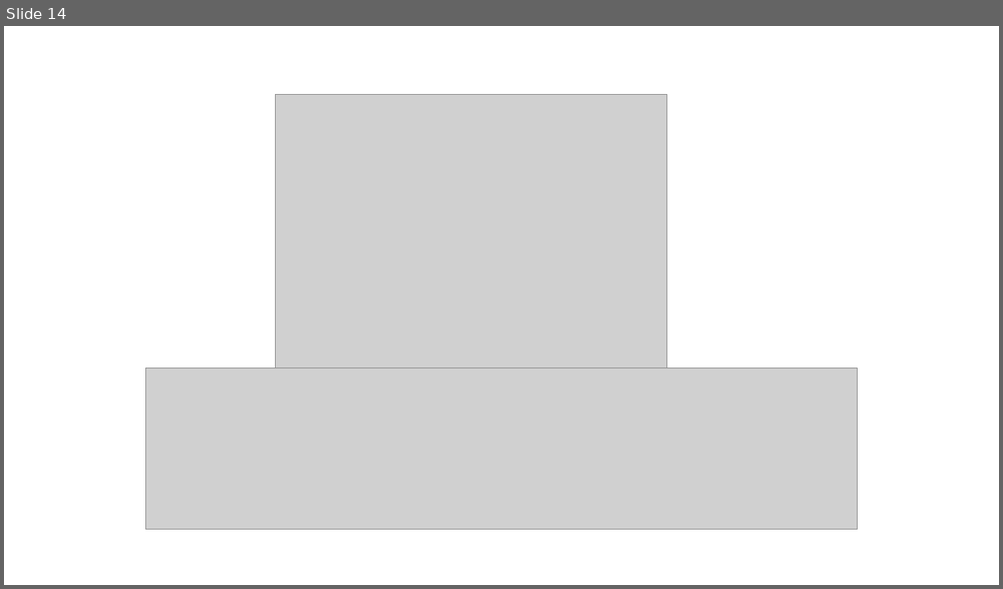
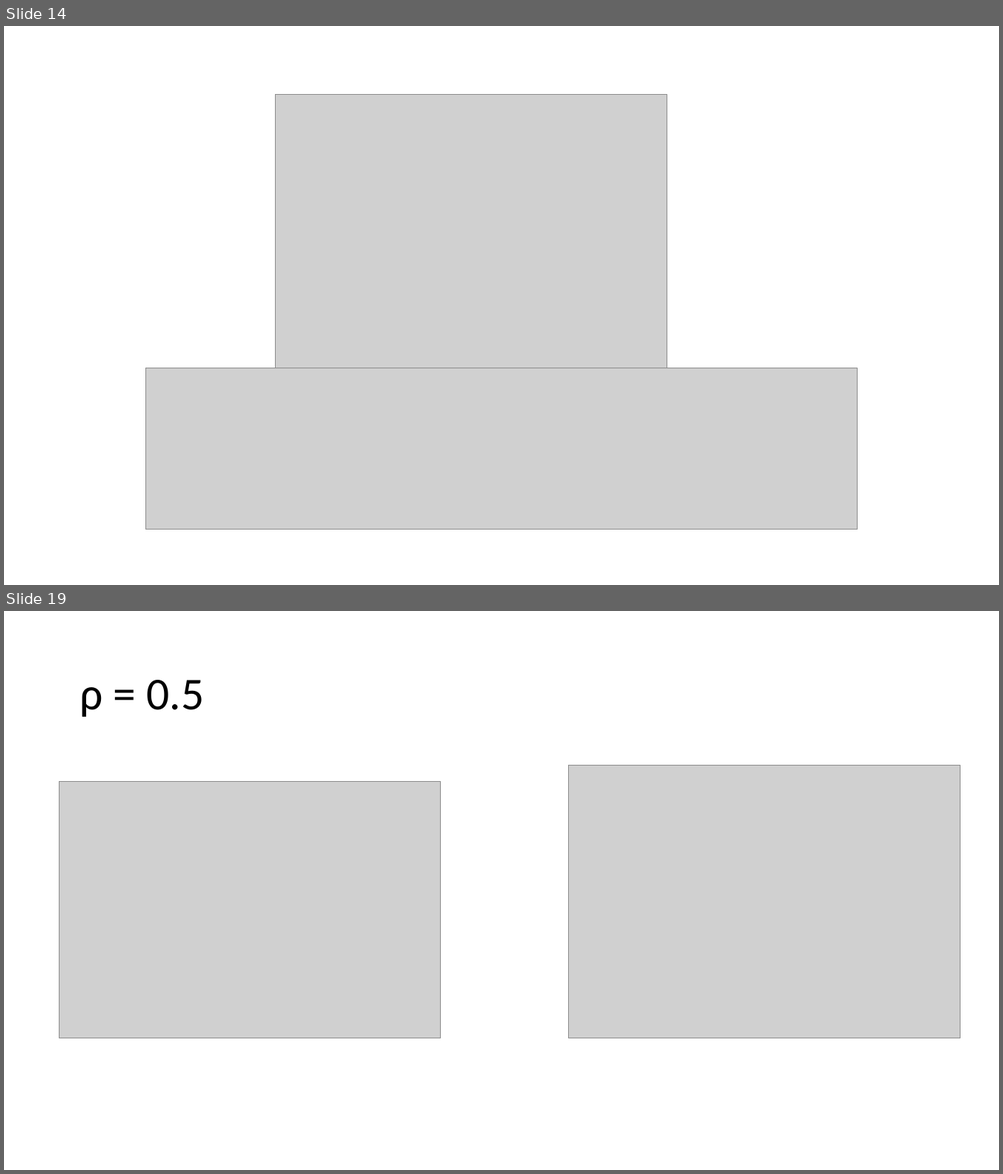
Before and after one commit to reza-sf9/FOOOF, a slide deck: Report/rep_11_4_21.pptx. Shown one above the other, each under a label of ours: slide 14 before the commit, slides 14 and 19 after it; the slides between them are not shown. The pictures are 1003x589 and 1003x1174 pixels, drawn with LibreOffice and Linux fonts; fonts in the diff are those of the drawing; grey boxes stand for pictures. Boxes give left, top, right and bottom in pixels: in the first picture for what was removed or moved away, otherwise in the second. Text is boxed around its words. In the diff, an @@ line names an element or a change of style, - is before the commit and + after.

```diff
--- a/Report/rep_11_4_21.pptx
+++ b/Report/rep_11_4_21.pptx
@@ slide 19 added at (4, 611, 999, 1170), background #FFFFFF @@
@@ title added at (79, 680, 204, 717), 44 pt, text #000000 @@
+ρ = 0.5
@@ picture added at (569, 766, 961, 1039) @@
@@ picture added at (60, 782, 441, 1039) @@
```
Also in this commit, not shown: 5 slides changed, 13 other slides added, 1 slide removed, 3 other files.
